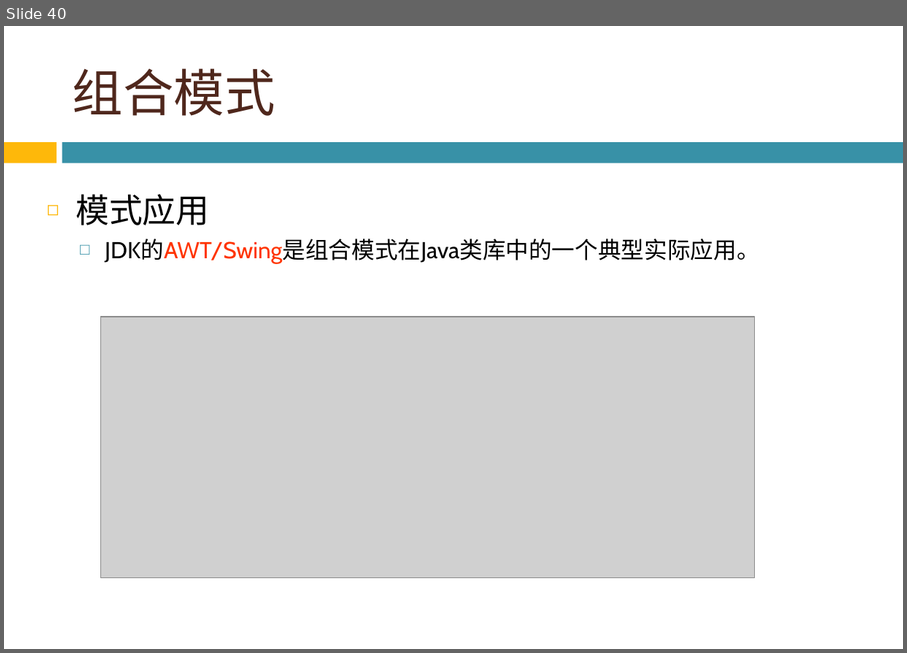
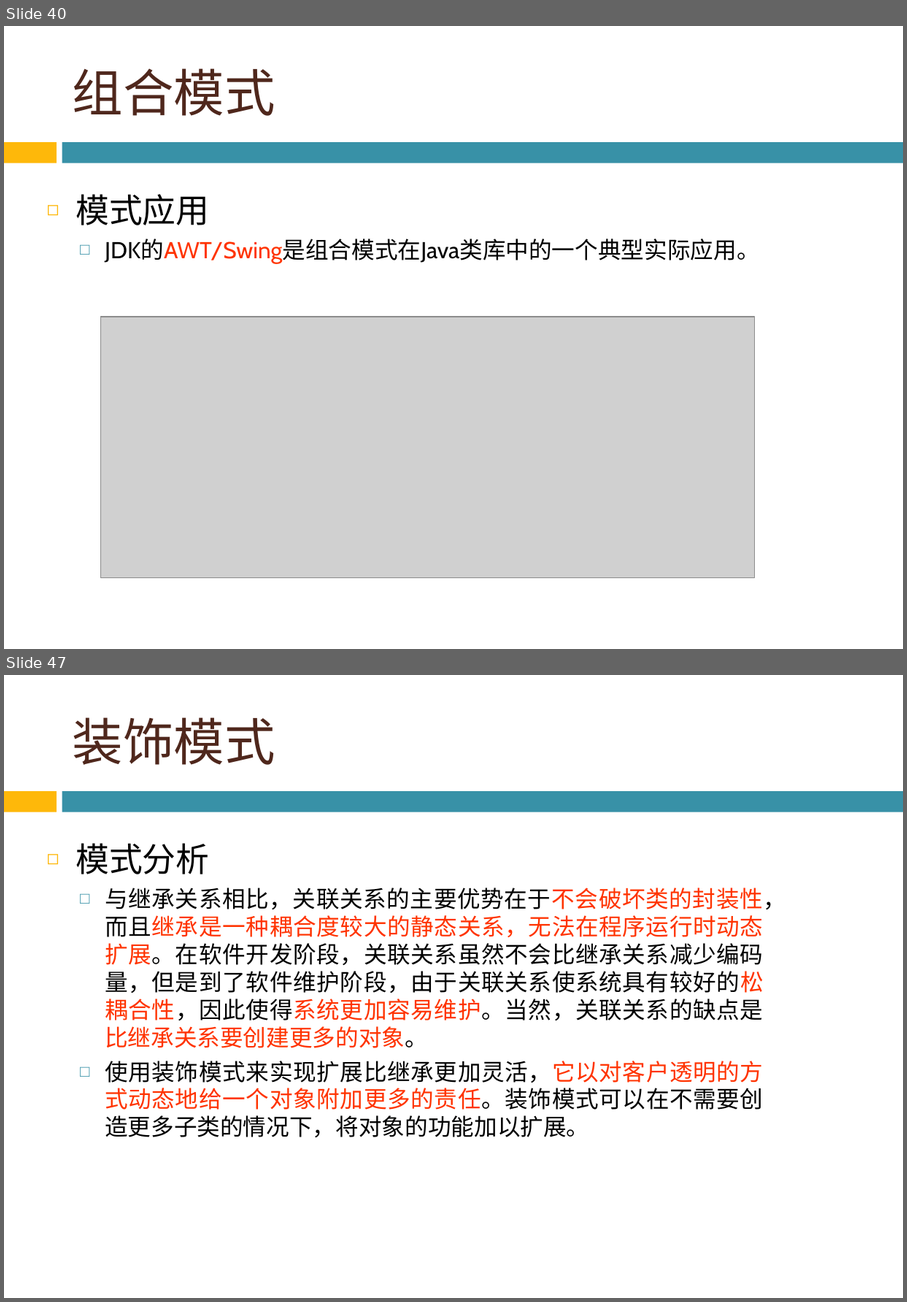
Before and after one commit to bonkboykz/jz81.github.io, a slide deck: course/smt/LectureNotes/(Spring2016)Lecture7.pptx. Shown one above the other, each under a label of ours: slide 40 before the commit, slides 40 and 47 after it; the slides between them are not shown. The pictures are 907x653 and 907x1302 pixels, drawn with LibreOffice and Linux fonts; fonts in the diff are those of the drawing; grey boxes stand for pictures; background and template pictures are left out. Boxes give left, top, right and bottom in pixels: in the first picture for what was removed or moved away, otherwise in the second. Text is boxed around its words. In the diff, an @@ line names an element or a change of style, - is before the commit and + after.

```diff
--- a/course/smt/LectureNotes/(Spring2016)Lecture7.pptx
+++ b/course/smt/LectureNotes/(Spring2016)Lecture7.pptx
@@ slide 47 added at [4, 675, 903, 1298], background picture (left out); not listed: 2 template elements that a slide beside it also shows @@
@@ title added at [73, 717, 276, 765], 44 pt, text #4F271C @@
+装饰模式
@@ text added at [76, 843, 787, 1137], 20 pt, text #000000 @@
+◻ 模式分析
+  □ 与继承关系相比，关联关系的主要优势在于不会破坏类的封装性，而且继承是一种耦合度较大的静态关系，无法在程序运行时动态扩展。在软件开发阶段，关联关系虽然不会比继承关系减少编码量，但是到了软件维护阶段，由于关联关系使系统具有较好的松耦合性，因此使得系统更加容易维护。当然，关联关系的缺点是比继承关系要创建更多的对象。
+  □ 使用装饰模式来实现扩展比继承更加灵活，它以对客户透明的方式动态地给一个对象附加更多的责任。装饰模式可以在不需要创造更多子类的情况下，将对象的功能加以扩展。
```
Also in this commit, not shown: 1 slide changed, 33 other slides added.
